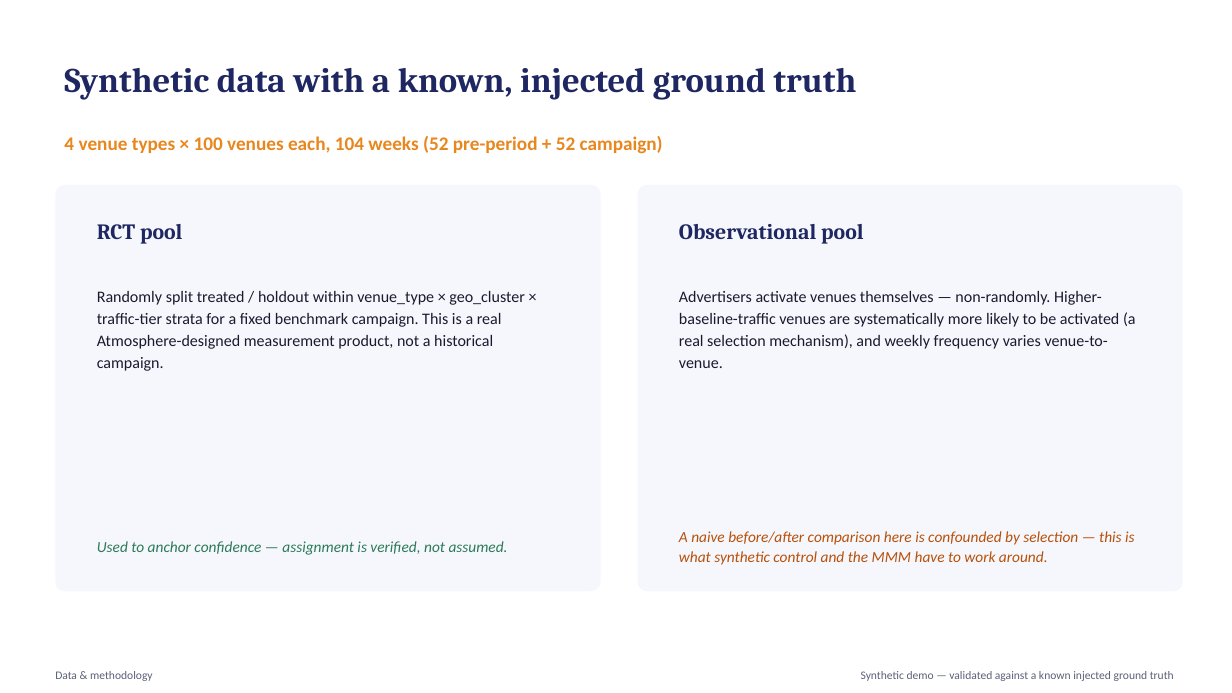
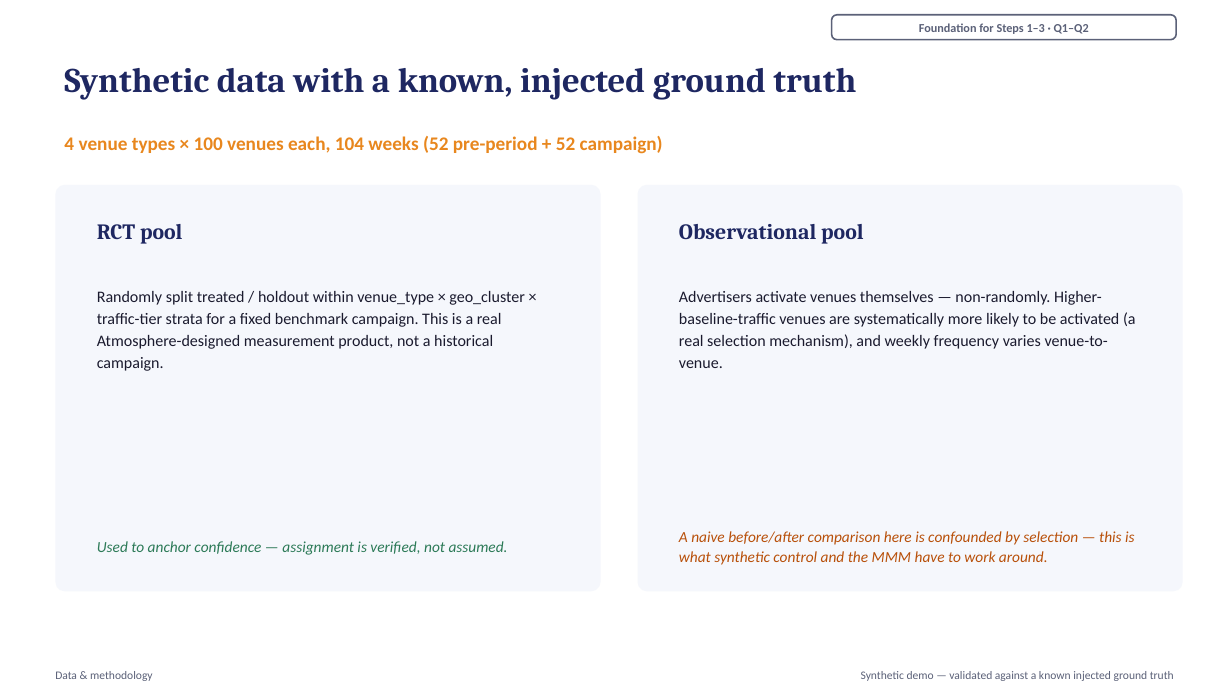
Before and after one commit to crystal1361/atmosphere-dooh-measurement, a slide deck: slide 6 of deck/AtmosphereTV_DOOH_Measurement.pptx. Drawn at 1232x693 pixels with LibreOffice and Linux fonts; fonts in the diff are those of the drawing. Boxes give left, top, right and bottom in pixels: in the first picture for what was removed or moved away, otherwise in the second. Text is boxed around its words. In the diff, an @@ line names an element or a change of style, - is before the commit and + after.

```diff
--- a/deck/AtmosphereTV_DOOH_Measurement.pptx
+++ b/deck/AtmosphereTV_DOOH_Measurement.pptx
@@ rounded rectangle added at <box>832,15,1177,40</box>, fill #FFFFFF, outline #5B6178 1.25 pt @@
@@ text added at <box>919,23,1089,34</box>, 9.5 pt, text #5B6178, bold @@
+Foundation for Steps 1–3 · Q1–Q2
```
Also in this commit, not shown: 8 other slides changed, 2 other files.
